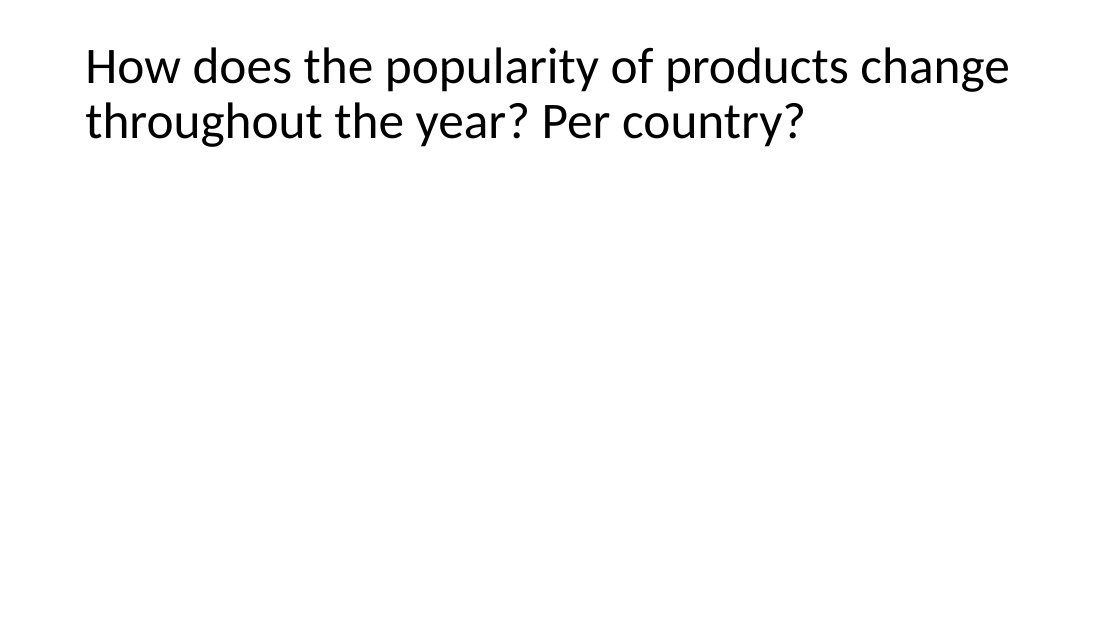
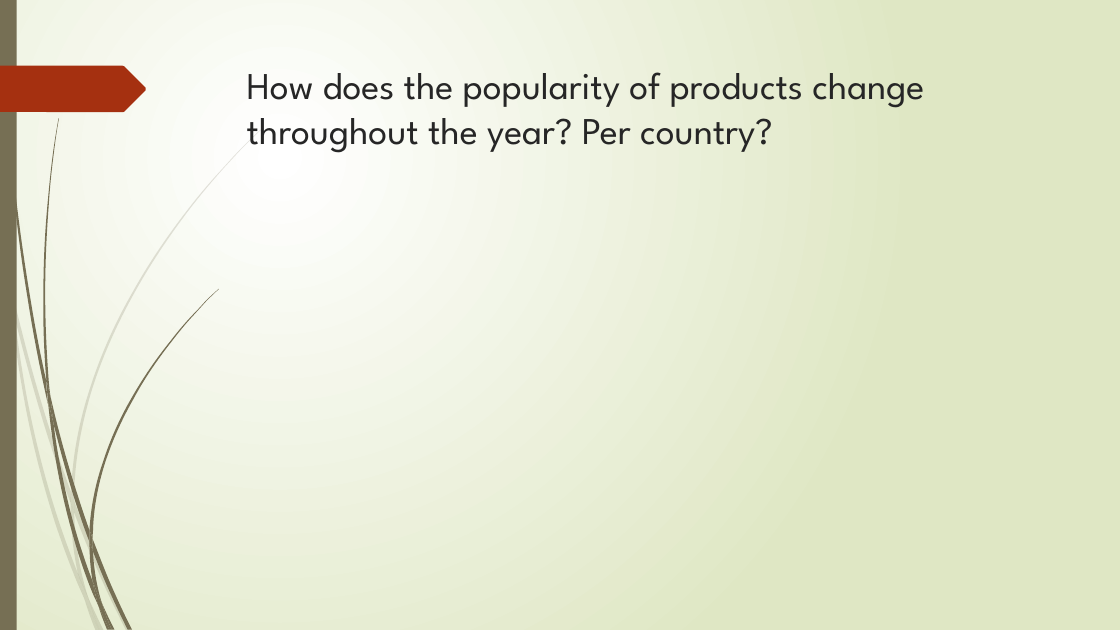
Before and after one commit to jnesteruck/rev-proj2, a slide deck: slide 5 of Project 2.pptx. Drawn at 1120x630 pixels with LibreOffice and Linux fonts; fonts in the diff are those of the drawing. Boxes give left, top, right and bottom in pixels: in the first picture for what was removed or moved away, otherwise in the second. Text is boxed around its words. In the diff, an @@ line names an element or a change of style, - is before the commit and + after.

```diff
--- a/Project 2.pptx
+++ b/Project 2.pptx
@@ background #FFFFFF to gradient #FFFFFF to #DFE8C4 @@
@@ rectangle added at box(0, 0, 17, 630), fill #766F54 @@
@@ title "How does the popularity of ...": place and size @@
-title "How does the popularity of ..." at box(85, 47, 1009, 147)
+title "How does the popularity of ..." at box(247, 72, 924, 153)
@@ title "How does the popularity of ..." at box(247, 72, 924, 153): size 44 to 32.4 pt, font Calibri to League Spartan, text colour #000000 to #262626; line spacing 0.9 to 1; vertical alignment middle to top @@
@@ freeform shape added at box(0, 66, 146, 112), fill #A53010 @@
@@ group added at box(0, 129, 262, 630): 10 freeform shapes @@
@@ group added at box(3, 0, 218, 630): 12 freeform shapes @@
```
Also in this commit, not shown: 6 other slides changed, 1 slide added, 1 slide removed.
